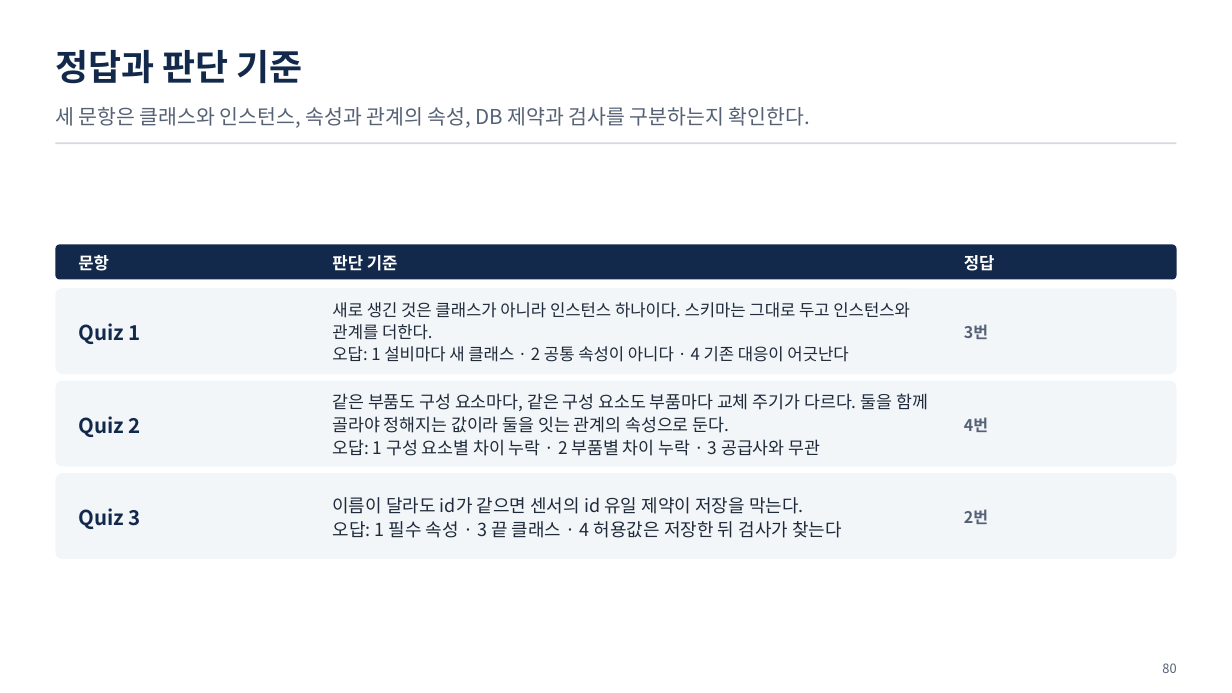
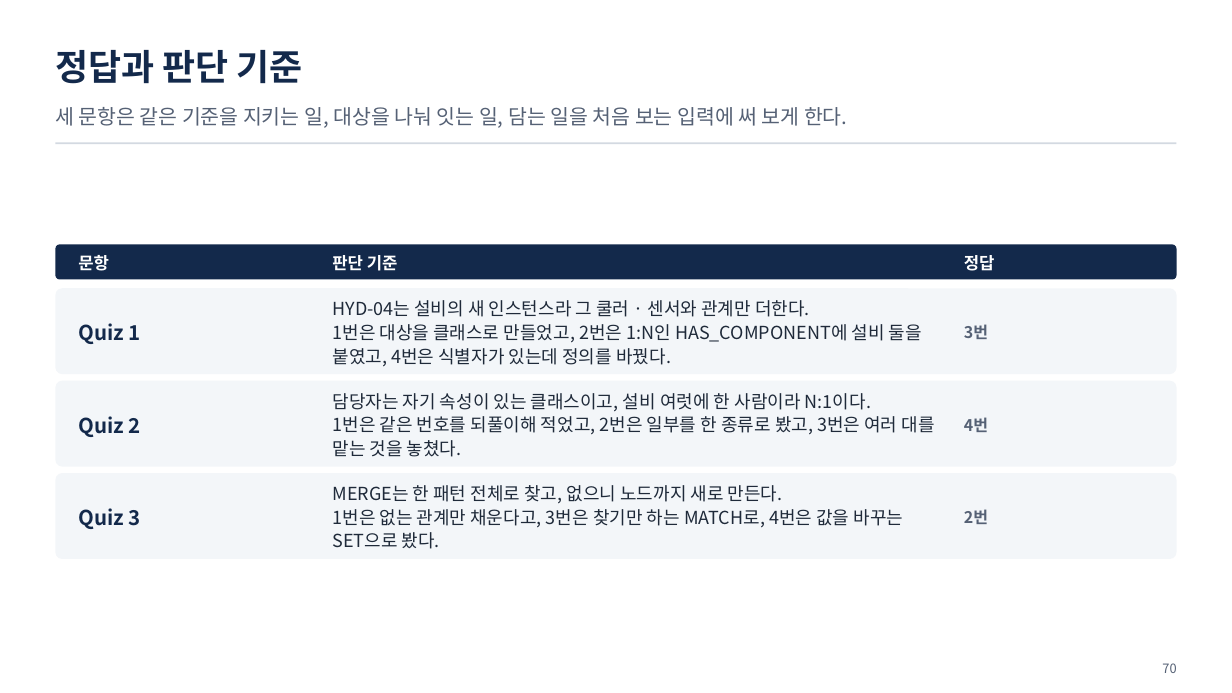
Before and after one commit to uengine-oss/hyd-iot-edu, a slide deck: slide 70 of workspace/강의제작/산출물/통합반/이론/02회차/통합반_02일차.pptx (slide 80 before the commit). Drawn at 1232x693 pixels with LibreOffice and Linux fonts; fonts in the diff are those of the drawing. Boxes give left, top, right and bottom in pixels: in the first picture for what was removed or moved away, otherwise in the second. Text is boxed around its words. In the diff, an @@ line names an element or a change of style, - is before the commit and + after.

Commit message:
통합 2회차 이론 덱 새 판 70장(화면 확정 2026-11-11, PPTX d208a7fc): 차례부터 새로 짜 원고 · 그림 15 · PPTX · 구성.json 장 범위 · 과정 README 확정 칸 · 빌더 코드 상자 배치(코드 높이에 맞춰 세로 가운데) · 공통 C-3과 덱 D-5에 AI 티 기준 · 덱 함정(시트.py 출력 자리) · CLAUDE.md 6절 줄 끝 함정 · 사실표 2.7 가리킴 4.5절 ② · 남은일 2회차 실라버스 어긋남 줄

```diff
--- a/workspace/강의제작/산출물/통합반/이론/02회차/통합반_02일차.pptx
+++ b/workspace/강의제작/산출물/통합반/이론/02회차/통합반_02일차.pptx
@@ text at (55, 107, 847, 128): text changed @@
-세 문항은 클래스와 인스턴스, 속성과 관계의 속성, DB 제약과 검사를 구분하는지 확인한다.
+세 문항은 같은 기준을 지키는 일, 대상을 나눠 잇는 일, 담는 일을 처음 보는 입력에 써 보게 한다.
@@ text at (332, 300, 922, 366): text changed; size 13 to 14 pt @@
-새로 생긴 것은 클래스가 아니라 인스턴스 하나이다. 스키마는 그대로 두고 인스턴스와 관계를 더한다.
-오답: 1 설비마다 새 클래스 · 2 공통 속성이 아니다 · 4 기존 대응이 어긋난다
+HYD-04는 설비의 새 인스턴스라 그 쿨러 · 센서와 관계만 더한다.
+1번은 대상을 클래스로 만들었고, 2번은 1:N인 HAS_COMPONENT에 설비 둘을 붙였고, 4번은 식별자가 있는데 정의를 바꿨다.
@@ text at (332, 393, 935, 457): text changed; size 13.5 to 14 pt @@
-같은 부품도 구성 요소마다, 같은 구성 요소도 부품마다 교체 주기가 다르다. 둘을 함께 골라야 정해지는 값이라 둘을 잇는 관계의 속성으로 둔다.
-오답: 1 구성 요소별 차이 누락 · 2 부품별 차이 누락 · 3 공급사와 무관
+담당자는 자기 속성이 있는 클래스이고, 설비 여럿에 한 사람이라 N:1이다.
+1번은 같은 번호를 되풀이해 적었고, 2번은 일부를 한 종류로 봤고, 3번은 여러 대를 맡는 것을 놓쳤다.
@@ text at (332, 485, 904, 549): text changed @@
-이름이 달라도 id가 같으면 센서의 id 유일 제약이 저장을 막는다.
-오답: 1 필수 속성 · 3 끝 클래스 · 4 허용값은 저장한 뒤 검사가 찾는다
+MERGE는 한 패턴 전체로 찾고, 없으니 노드까지 새로 만든다.
+1번은 없는 관계만 채운다고, 3번은 찾기만 하는 MATCH로, 4번은 값을 바꾸는 SET으로 봤다.
@@ text at (1162, 663, 1176, 673): text changed @@
-80
+70
```
Also in this commit, not shown: 28 other slides changed, 40 slides added, 50 slides removed, 25 other files.
